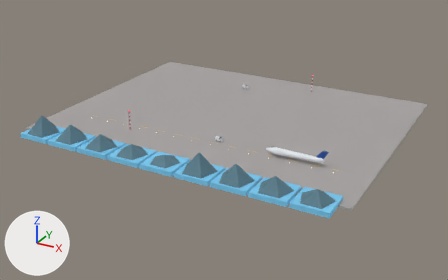
The glTF model assets/models/baggage_below/apron.glb, before and after one commit.
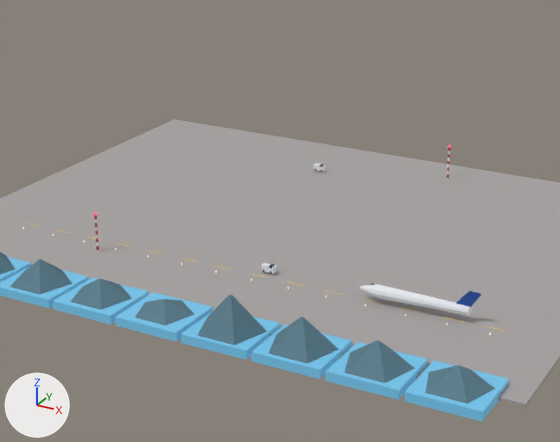
Old and new are each drawn whole from a camera (50 mm lens) standing at (112.0, -219.0, 94.2) and looking at (-0.5, -14.5, -8.1) and again close up on the part from 18% to 83% of the width and 0% to 82% of the height. The lights are fixed; the arrows at lower left show +X, +Y and +Z. The older version's two pictures come first. Vertices at exactly the same position are counted once.

The first close-up shows 'apron'.
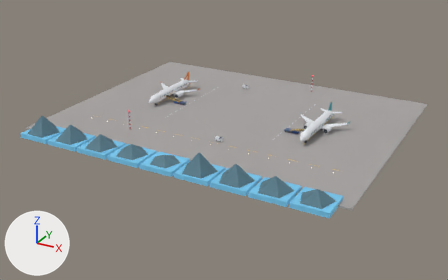
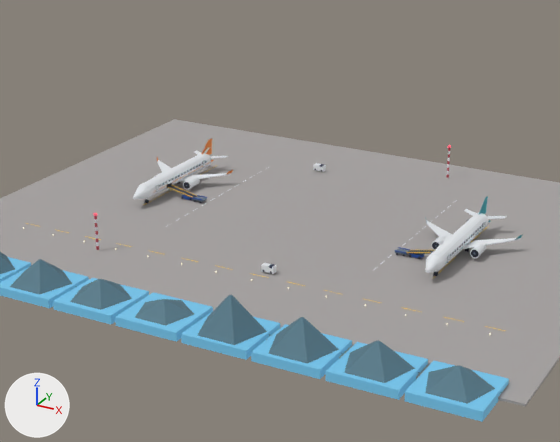
Where the change shows, as pixel boxes (x1, y1, x2, y2) in the close-ups (560 x 442 px):
part 1 of me_apron, added
    after: (183, 176, 200, 190)
part 2 of me_apron, added
    after: (431, 235, 447, 250)
part 3 of me_apron, added
    after: (470, 242, 486, 258)
part 4 of me_apron, deleted
    before: (360, 284, 472, 316)
part 5 of me_apron, deleted
    before: (456, 291, 481, 307)
part 6 of me_apron, added
    after: (373, 196, 522, 276)
part 7 of me_apron, added
    after: (133, 139, 233, 203)

Patch to the scene script:
```diff
--- a/assets/models/baggage_below/apron.glb.py
+++ b/assets/models/baggage_below/apron.glb.py
@@ mat_orange @@
+mat_orange = principled_material('orange')
+mat_orange.base_color = (0.871, 0.258, 0.0437)  # orange #f08b3b
+mat_orange.roughness = 0.84
@@ mat_metal @@
+mat_metal = principled_material('metal')
+mat_metal.base_color = (0.381, 0.474, 0.584)  # blue #a6b7c9
+mat_metal.roughness = 0.31
@@ mat_steel @@
+mat_steel = principled_material('steel')
+mat_steel.base_color = (0.133, 0.181, 0.242)  # greyish blue #667687
+mat_steel.roughness = 0.84
@@ mat_slat @@
+mat_slat = principled_material('slat')
+mat_slat.base_color = (0.0482, 0.063, 0.0976)  # dark blue #3e4758
+mat_slat.roughness = 0.84
@@ mat_glass @@
+mat_glass = principled_material('glass')
+mat_glass.base_color = (0.262, 0.617, 0.761)  # cyan #8ccee2
+mat_glass.roughness = 0.84
@@ mat_rubber @@
+mat_rubber = principled_material('rubber')
+mat_rubber.base_color = (0.0343, 0.0452, 0.0742)  # dark blue #343c4d
+mat_rubber.roughness = 0.84
@@ mat_teal @@
+mat_teal = principled_material('teal')
+mat_teal.base_color = (0.0319, 0.342, 0.402)  # cyan #329eaa
+mat_teal.roughness = 0.84
@@ me_apron @@
 # used by ob_apron; location = (0.0, 0.0, 0.0)
-me_apron.from_pydata(...)  # 744 vertices, 1430 faces; spans x -67.0..67.0, y -64.0..47.0, z -1.1..7.8
+me_apron.from_pydata(...)  # 3998 vertices, 6656 faces; spans x -67.0..67.0, y -64.0..47.0, z -1.1..7.8
+# me_apron part 1: a new loose piece, a 14-sided cylinder along y spanning x -32.9..-30.8, y -1.1..3.0, z 0.5..2.5, in mat_white (white #e7ebef)
+# me_apron part 2: a new loose piece, a 14-sided cylinder along y spanning x 30.8..32.9, y -7.4..-3.2, z 0.5..2.5, in mat_white (white #e7ebef)
+# me_apron part 3: a new loose piece, a 14-sided cylinder along y spanning x 39.1..41.2, y -7.4..-3.2, z 0.5..2.5, in mat_white (white #e7ebef)
+# me_apron part 4: the loose piece of 38 vertices spanning x 27.6..49.0, y -35.3..-32.7, z 0.7..3.2 is deleted
+# me_apron part 5: the loose piece of 4 vertices spanning x 46.0..51.0, y -34.0, z 2.6..5.9 is deleted
+# me_apron part 6: 1548 vertices added at x 24.2..46.7, y -22.3..24.0, z -0.3..7.2
+# me_apron part 7: 1436 vertices added at x -46.7..-24.8, y -16.0..16.8, z -0.2..7.2
+# other edits to the shape of me_apron do not show in these pictures
 me_apron.materials.append(mat_pavement)
@@ me_apron @@
 me_apron.materials.append(mat_black)
+me_apron.materials.append(mat_orange)  # orange #f08b3b
+me_apron.materials.append(mat_glass)  # cyan #8ccee2
+me_apron.materials.append(mat_steel)  # greyish blue #667687
+me_apron.materials.append(mat_metal)  # blue #a6b7c9
+me_apron.materials.append(mat_rubber)  # dark blue #343c4d
+me_apron.materials.append(mat_slat)  # dark blue #3e4758
+me_apron.materials.append(mat_teal)  # cyan #329eaa
```
